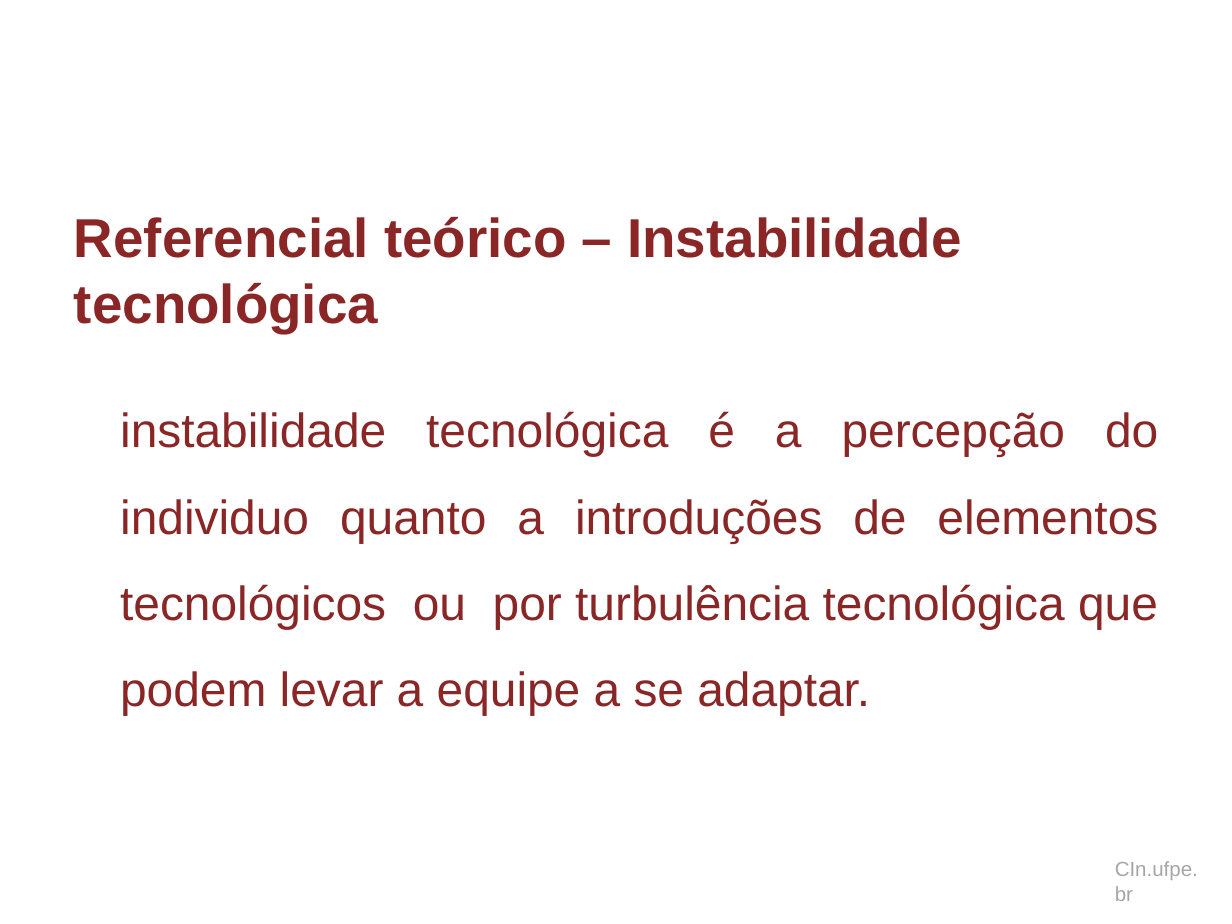
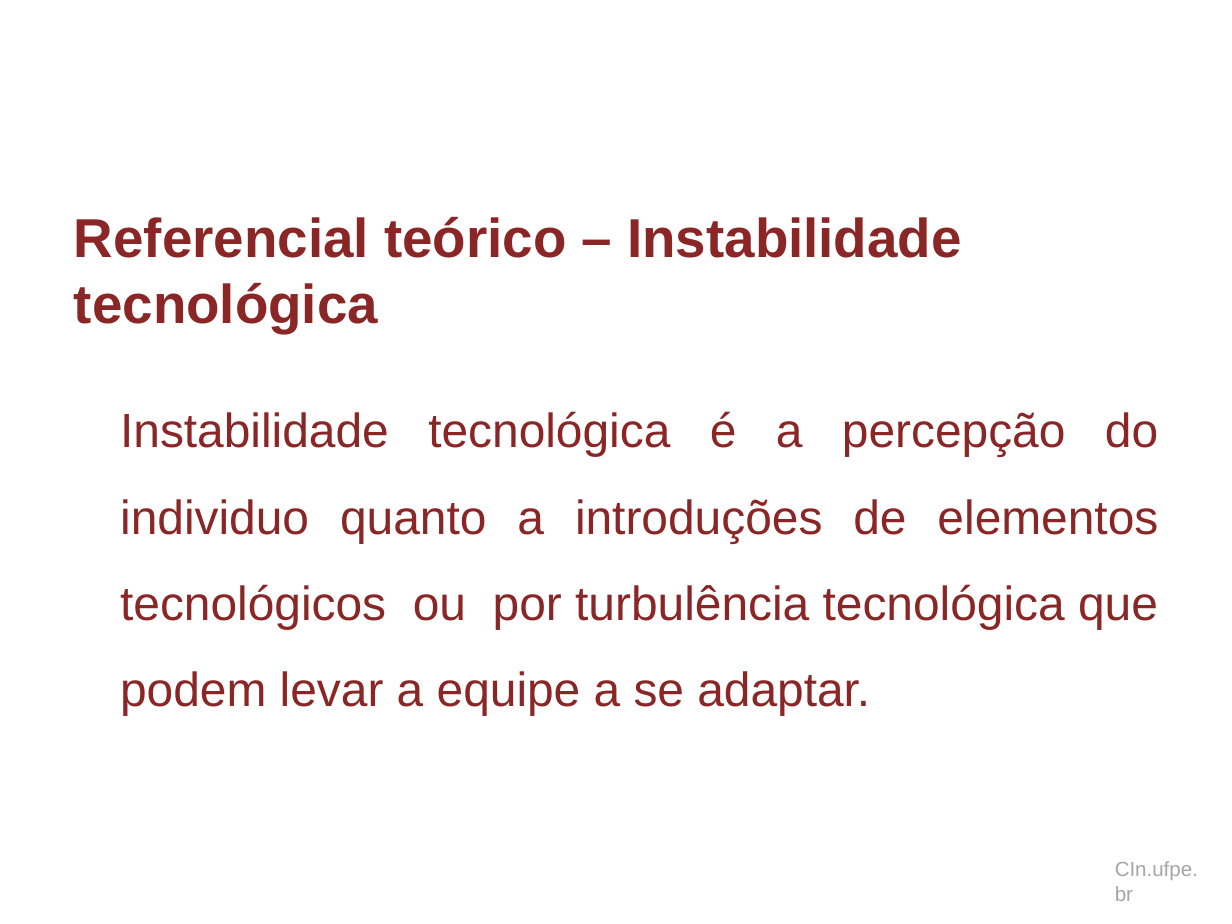
Before and after one commit to dan1lo/doutoradoR, a slide deck: slide 34 of apresentacao doutorado.pptx. Drawn at 1232x924 pixels with LibreOffice and Linux fonts; fonts in the diff are those of the drawing; background and template pictures are left out. Boxes give left, top, right and bottom in pixels: in the first picture for what was removed or moved away, otherwise in the second. Text is boxed around its words. In the diff, an @@ line names an element or a change of style, - is before the commit and + after.

```diff
--- a/apresentacao doutorado.pptx
+++ b/apresentacao doutorado.pptx
@@ text at (x1=120, y1=411, x2=1158, y2=715): text changed @@
-instabilidade tecnológica é a percepção do individuo quanto a introduções de elementos tecnológicos ou por turbulência tecnológica que podem levar a equipe a se adaptar.
+Instabilidade tecnológica é a percepção do individuo quanto a introduções de elementos tecnológicos ou por turbulência tecnológica que podem levar a equipe a se adaptar.
```
Also in this commit, not shown: 9 other slides changed, 7 slides added.
